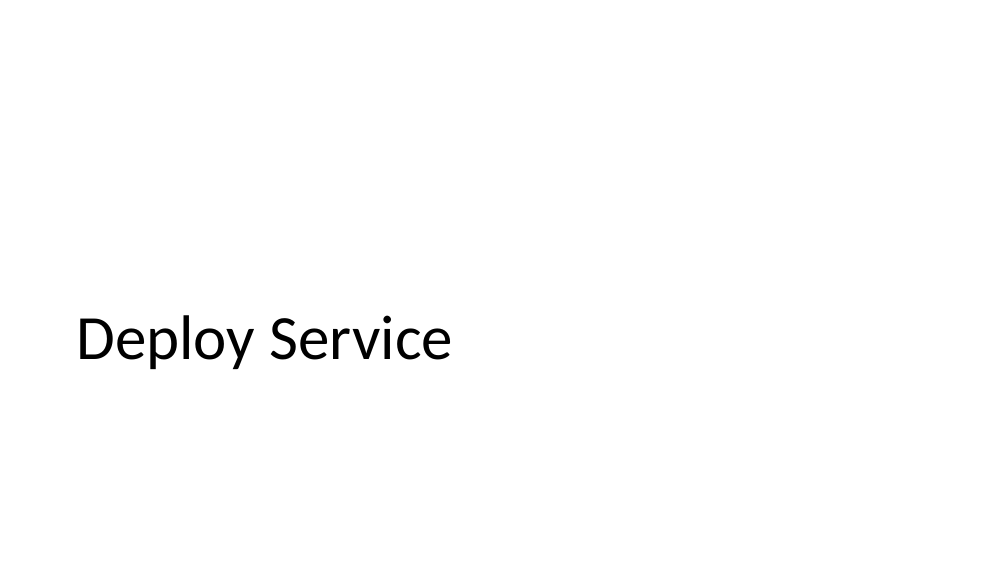
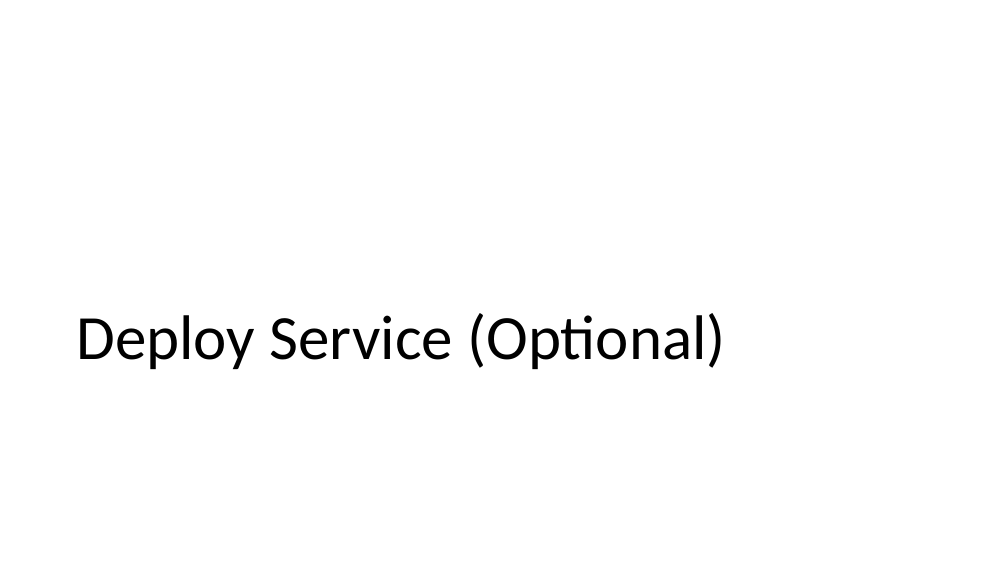
Before and after one commit to usri/ServerlessCloudNativeWorkshop, a slide deck: slide 30 of Creating a serverless cloud native app on Azure.pptx (slide 29 before the commit). Drawn at 1008x567 pixels with LibreOffice and Linux fonts; fonts in the diff are those of the drawing. Boxes give left, top, right and bottom in pixels: in the first picture for what was removed or moved away, otherwise in the second. Text is boxed around its words. In the diff, an @@ line names an element or a change of style, - is before the commit and + after.

```diff
--- a/Creating a serverless cloud native app on Azure.pptx
+++ b/Creating a serverless cloud native app on Azure.pptx
@@ title at box(76, 313, 726, 369): text changed @@
-Deploy Service
+Deploy Service (Optional)
```
Also in this commit, not shown: 2 slides added, 3 other files.
